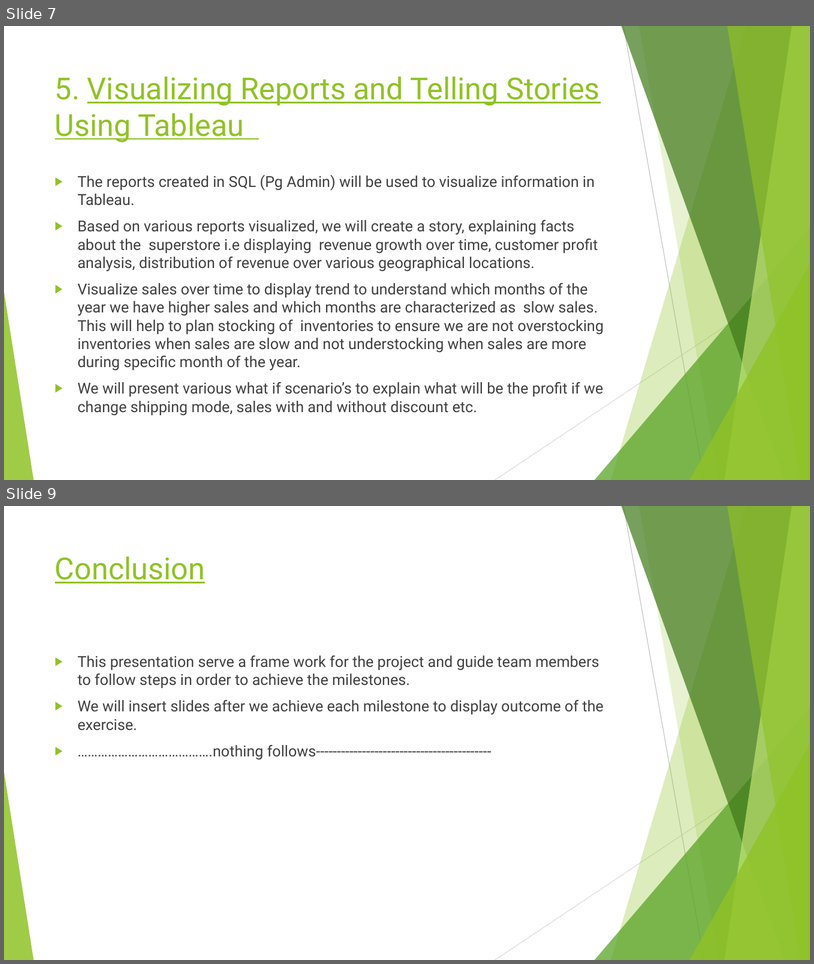
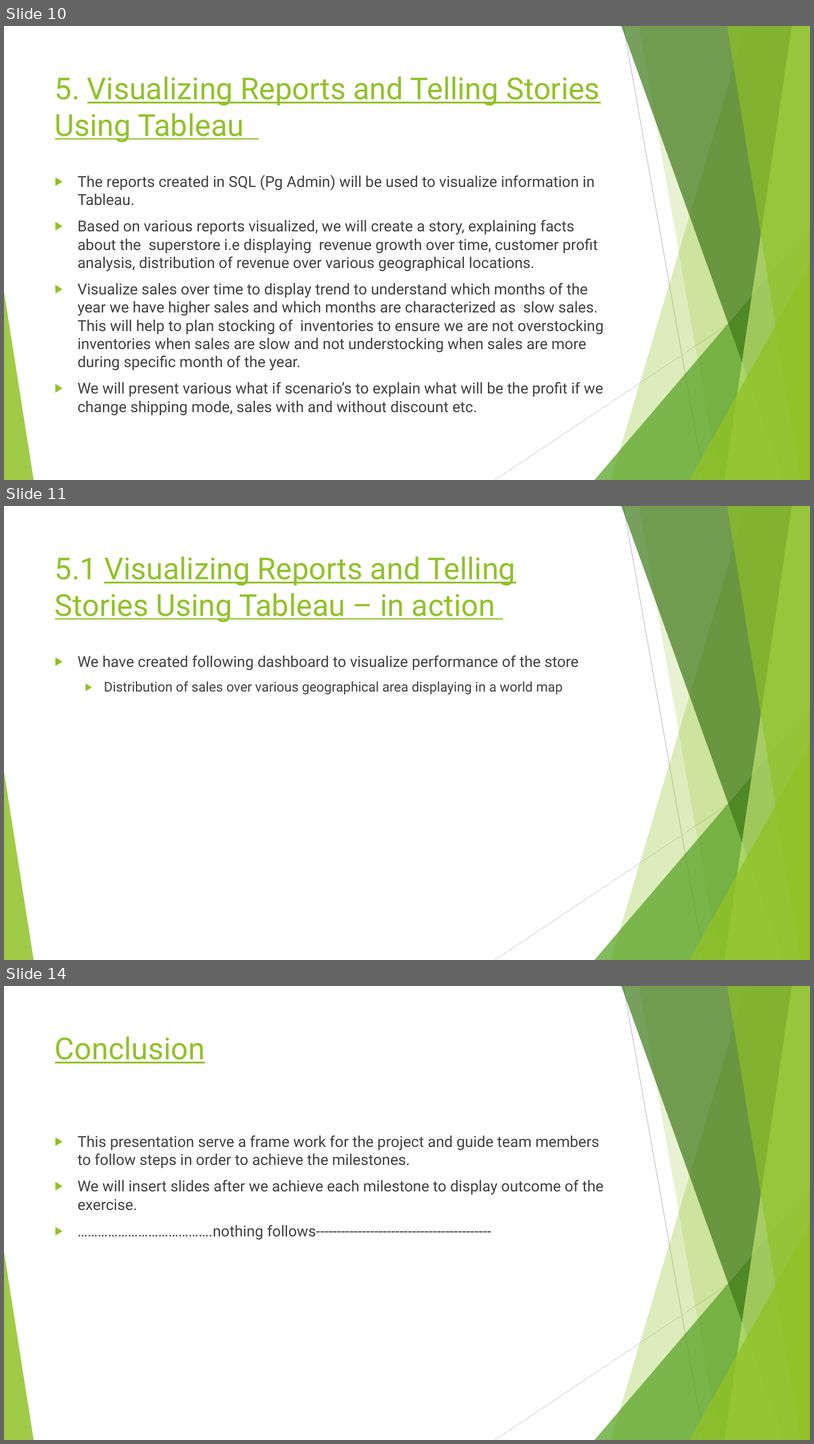
Before and after one commit to rubadhanaraj/Final_project, a slide deck: Project details.pptx. Shown one above the other, each under a label of ours: slides 7 and 9 before the commit, slides 10, 11 and 14 after it; the slides between them are not shown. The pictures are 814x964 and 814x1444 pixels, drawn with LibreOffice and Linux fonts; fonts in the diff are those of the drawing. Boxes give left, top, right and bottom in pixels: in the first picture for what was removed or moved away, otherwise in the second. Text is boxed around its words. In the diff, an @@ line names an element or a change of style, - is before the commit and + after.

```diff
--- a/Project details.pptx
+++ b/Project details.pptx
@@ slide 11 added at [4,506,810,960], background #FFFFFF; not listed: 10 template elements that a slide beside it also shows @@
@@ title added at [55,556,516,622], 36 pt, text #90C226, underline @@
+5.1 Visualizing Reports and Telling Stories Using Tableau – in action
@@ text added at [78,655,579,694], 16 pt, text #404040 @@
+▶ We have created following dashboard to visualize performance of the store
+  ▶ Distribution of sales over various geographical area displaying in a world map
@@ what was slide 7 is now slide 10 @@
@@ what was slide 9 is now slide 14 @@
```
Also in this commit, not shown: 2 slides changed, 4 other slides added.
